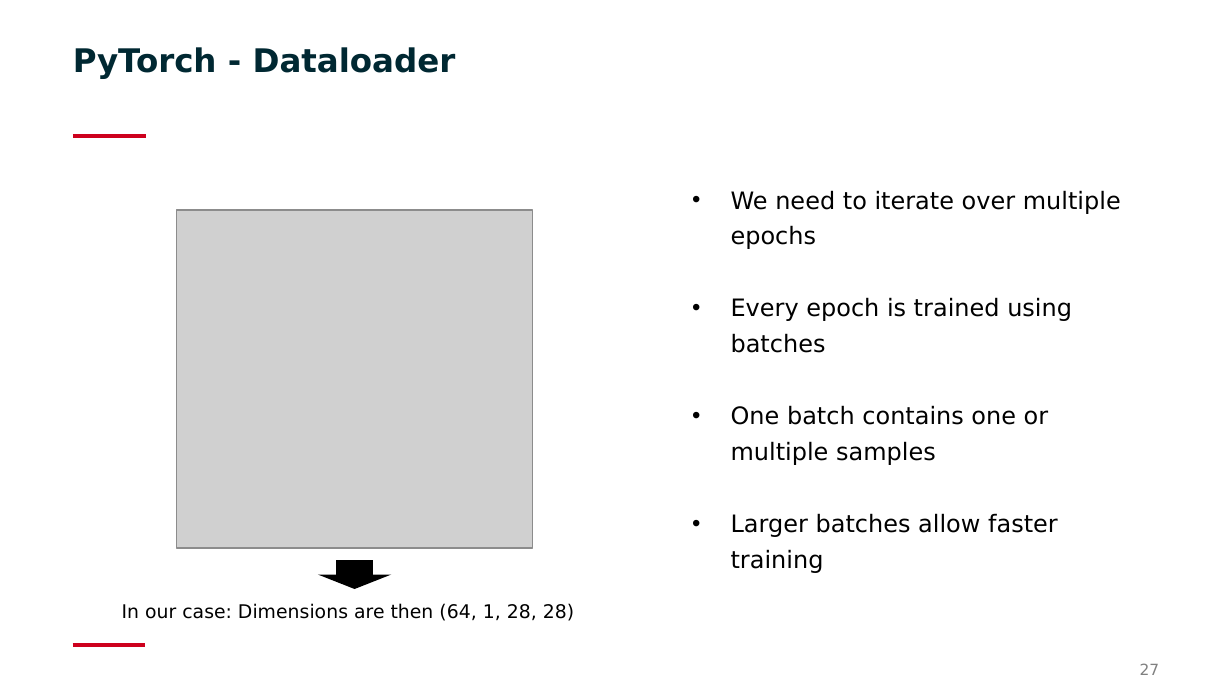
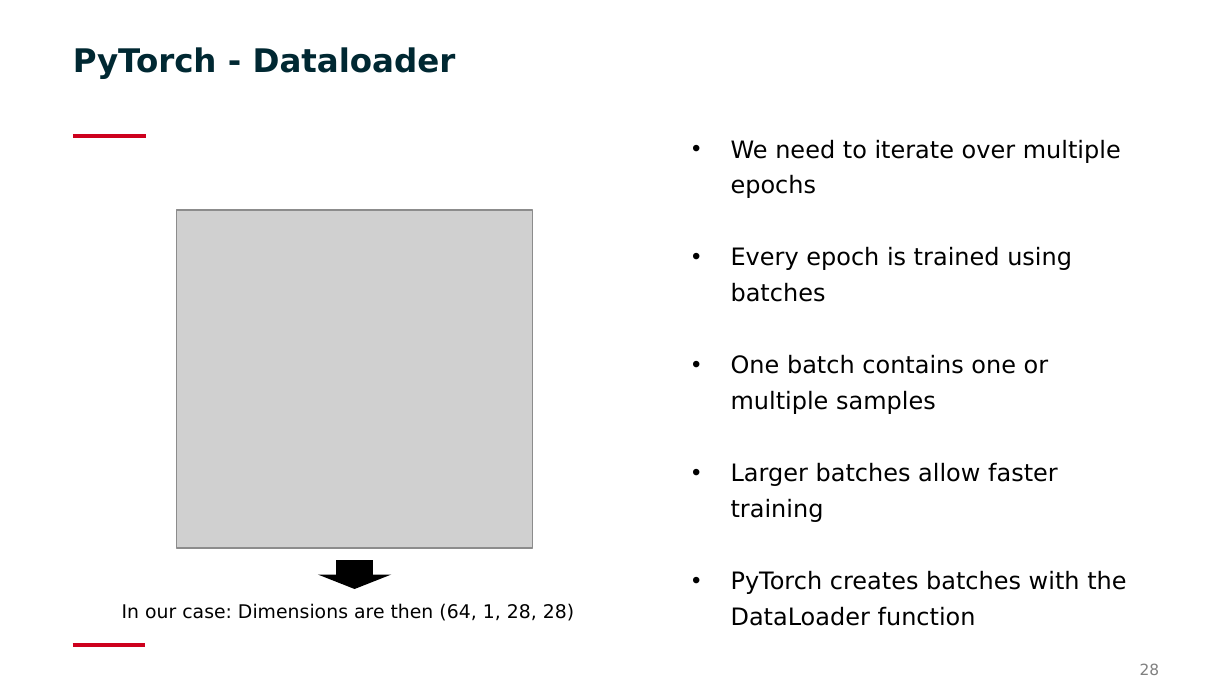
Before and after one commit to BAMeScience/workshop_neural_nets, a slide deck: slide 28 of slides/General_problem_and_PyTorch_example.pptx (slide 27 before the commit). Drawn at 1232x693 pixels with LibreOffice and Linux fonts; fonts in the diff are those of the drawing; grey boxes stand for pictures; background and template pictures are left out. Boxes give left, top, right and bottom in pixels: in the first picture for what was removed or moved away, otherwise in the second. Text is boxed around its words. In the diff, an @@ line names an element or a change of style, - is before the commit and + after.

```diff
--- a/slides/General_problem_and_PyTorch_example.pptx
+++ b/slides/General_problem_and_PyTorch_example.pptx
@@ text "We need to iterate over ...": place and size @@
-text "We need to iterate over ..." at [731, 190, 1121, 573]
+text "We need to iterate over ..." at [731, 139, 1126, 626]
@@ text at [731, 570, 1126, 626]: paragraph added @@
+• PyTorch creates batches with the DataLoader function
@@ page number at [1140, 663, 1160, 675]: text changed @@
-27
+28
```
Also in this commit, not shown: 1 other slide changed, 1 slide added, 1 other file.
